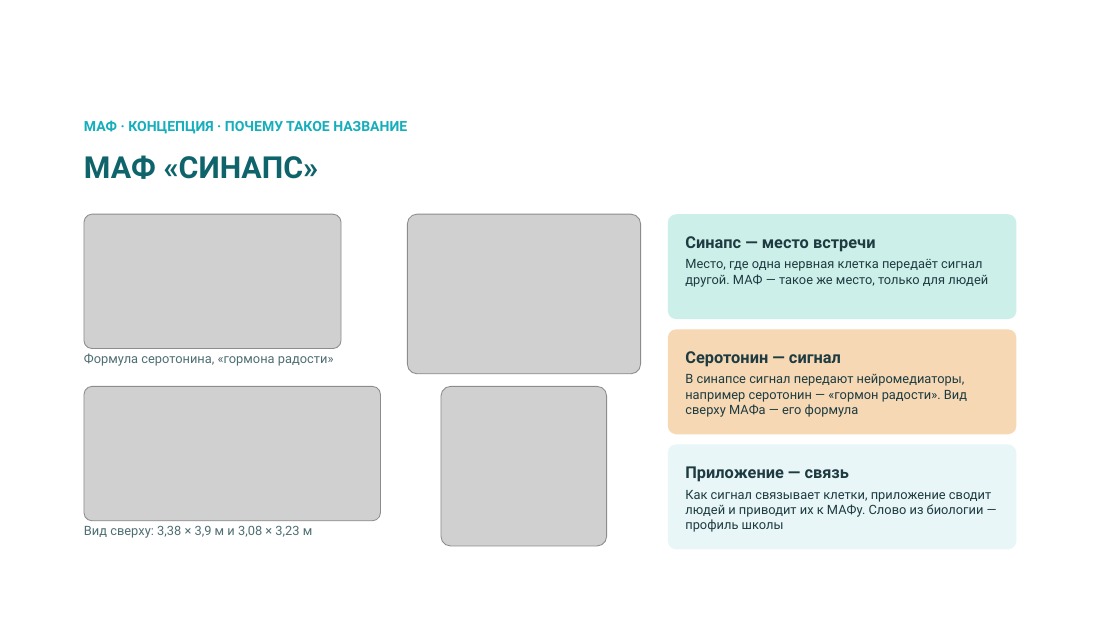
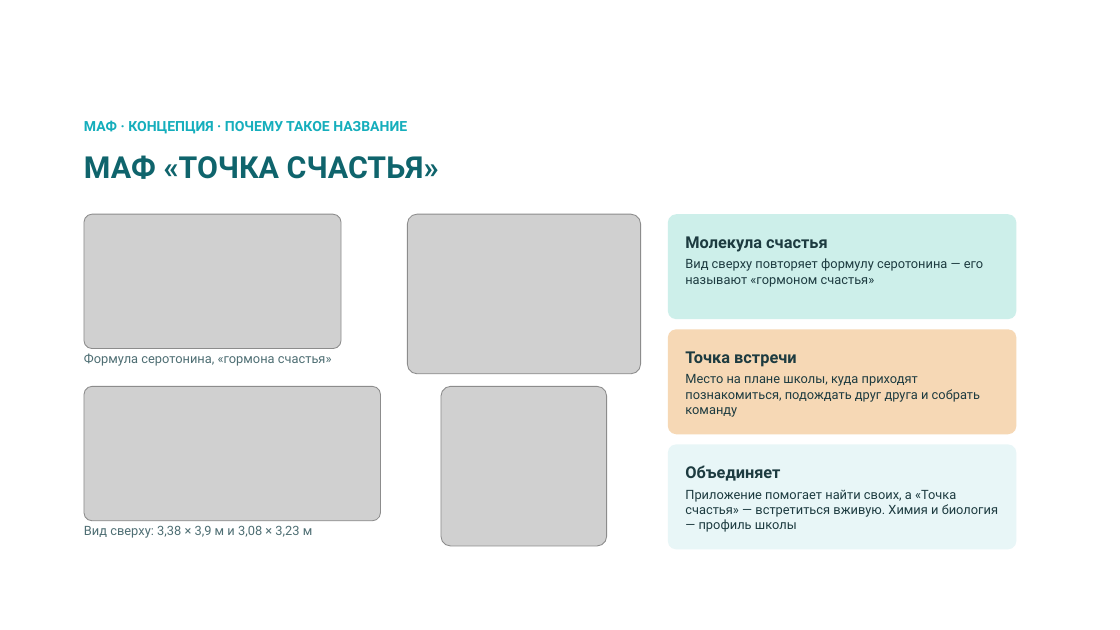
Before and after one commit to bnhogpad228/school-app, a slide deck: slide 11 of presentation/shkolny-dvor-SK-sreda.pptx. Drawn at 1120x630 pixels with LibreOffice and Linux fonts; fonts in the diff are those of the drawing; grey boxes stand for pictures; background and template pictures are left out. Boxes give left, top, right and bottom in pixels: in the first picture for what was removed or moved away, otherwise in the second. Text is boxed around its words. In the diff, an @@ line names an element or a change of style, - is before the commit and + after.

```diff
--- a/presentation/shkolny-dvor-SK-sreda.pptx
+++ b/presentation/shkolny-dvor-SK-sreda.pptx
@@ text at <box>84,155,439,179</box>: text changed @@
-МАФ «СИНАПС»
+МАФ «ТОЧКА СЧАСТЬЯ»
@@ text in rounded rectangle at <box>685,236,983,287</box>: text changed @@
-Синапс — место встречи
-Место, где одна нервная клетка передаёт сигнал другой. МАФ — такое же место, только для людей
+Молекула счастья
+Вид сверху повторяет формулу серотонина — его называют «гормоном счастья»
@@ text at <box>84,353,332,366</box>: text changed @@
-Формула серотонина, «гормона радости»
+Формула серотонина, «гормона счастья»
@@ text in rounded rectangle at <box>685,351,980,417</box>: text changed @@
-Серотонин — сигнал
-В синапсе сигнал передают нейромедиаторы, например серотонин — «гормон радости». Вид сверху МАФа — его формула
+Точка встречи
+Место на плане школы, куда приходят познакомиться, подождать друг друга и собрать команду
@@ text in rounded rectangle at <box>685,465,998,532</box>: text changed @@
-Приложение — связь
-Как сигнал связывает клетки, приложение сводит людей и приводит их к МАФу. Слово из биологии — профиль школы
+Объединяет
+Приложение помогает найти своих, а «Точка счастья» — встретиться вживую. Химия и биология — профиль школы
```
Also in this commit, not shown: 1 other slide changed, 1 other file.
